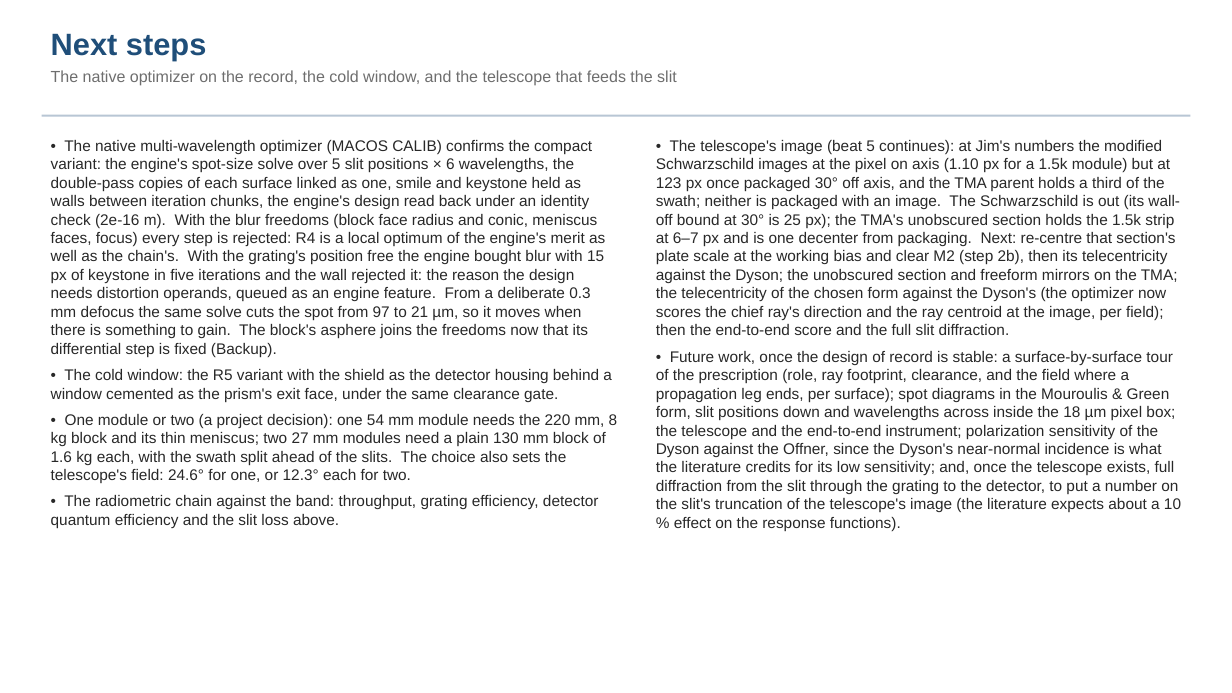
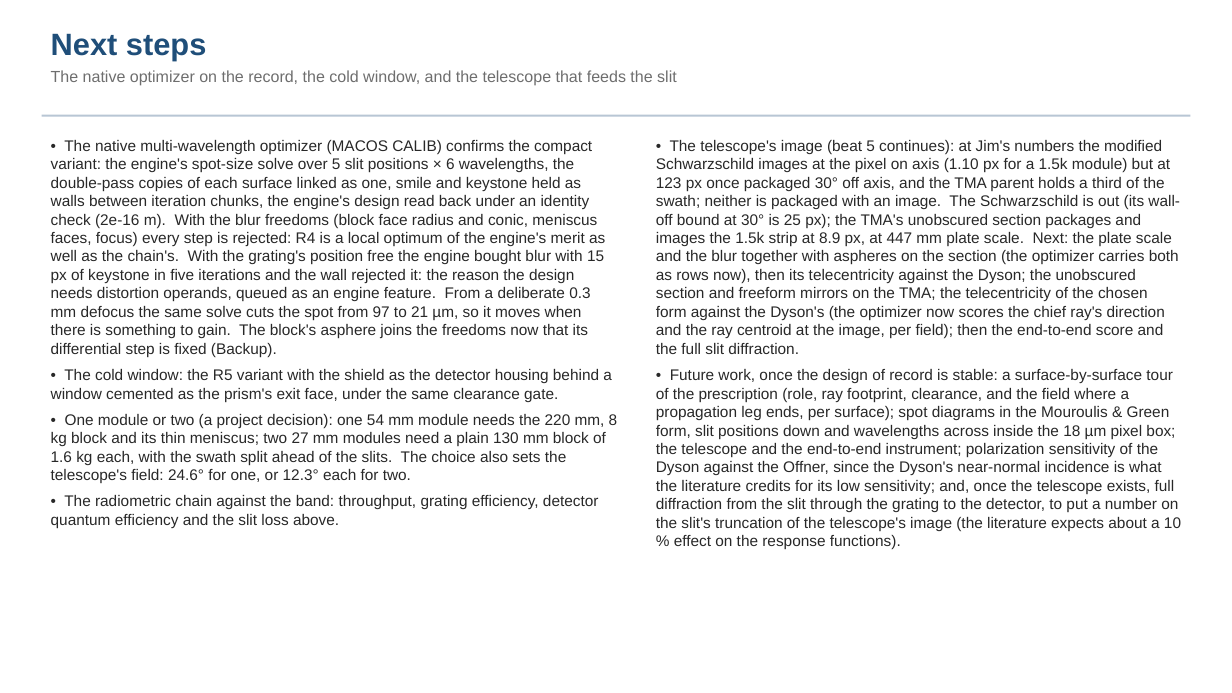
Before and after one commit to nasa-jpl/macos, a slide deck: slide 29 of demo_session/deck_dyson.pptx. Drawn at 1232x693 pixels with LibreOffice and Linux fonts; fonts in the diff are those of the drawing. Boxes give left, top, right and bottom in pixels: in the first picture for what was removed or moved away, otherwise in the second. Text is boxed around its words. In the diff, an @@ line names an element or a change of style, - is before the commit and + after.

```diff
--- a/demo_session/deck_dyson.pptx
+++ b/demo_session/deck_dyson.pptx
@@ text at bbox=[656, 140, 1180, 354]: text changed @@
-• The telescope's image (beat 5 continues): at Jim's numbers the modified Schwarzschild images at the pixel on axis (1.10 px for a 1.5k module) but at 123 px once packaged 30° off axis, and the TMA parent holds a third of the swath; neither is packaged with an image. The Schwarzschild is out (its wall-off bound at 30° is 25 px); the TMA's unobscured section holds the 1.5k strip at 6–7 px and is one decenter from packaging. Next: re-centre that section's plate scale at the working bias and clear M2 (step 2b), then its telecentricity against the Dyson; the unobscured section and freeform mirrors on the TMA; the telecentricity of the chosen form against the Dyson's (the optimizer now scores the chief ray's direction and the ray centroid at the image, per field); then the end-to-end score and the full slit diffraction.
+• The telescope's image (beat 5 continues): at Jim's numbers the modified Schwarzschild images at the pixel on axis (1.10 px for a 1.5k module) but at 123 px once packaged 30° off axis, and the TMA parent holds a third of the swath; neither is packaged with an image. The Schwarzschild is out (its wall-off bound at 30° is 25 px); the TMA's unobscured section packages and images the 1.5k strip at 8.9 px, at 447 mm plate scale. Next: the plate scale and the blur together with aspheres on the section (the optimizer carries both as rows now), then its telecentricity against the Dyson; the unobscured section and freeform mirrors on the TMA; the telecentricity of the chosen form against the Dyson's (the optimizer now scores the chief ray's direction and the ray centroid at the image, per field); then the end-to-end score and the full slit diffraction.
```
Also in this commit, not shown: 2 other slides changed, 2 other files.
